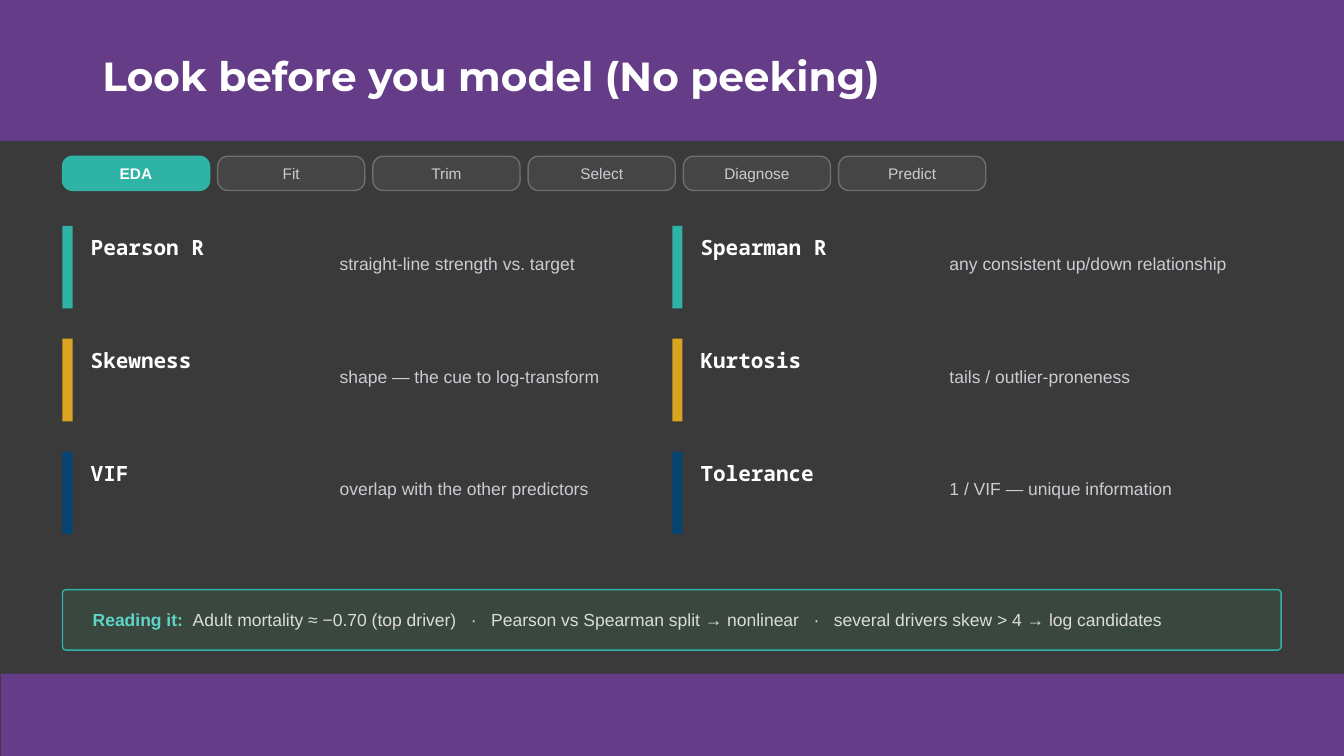
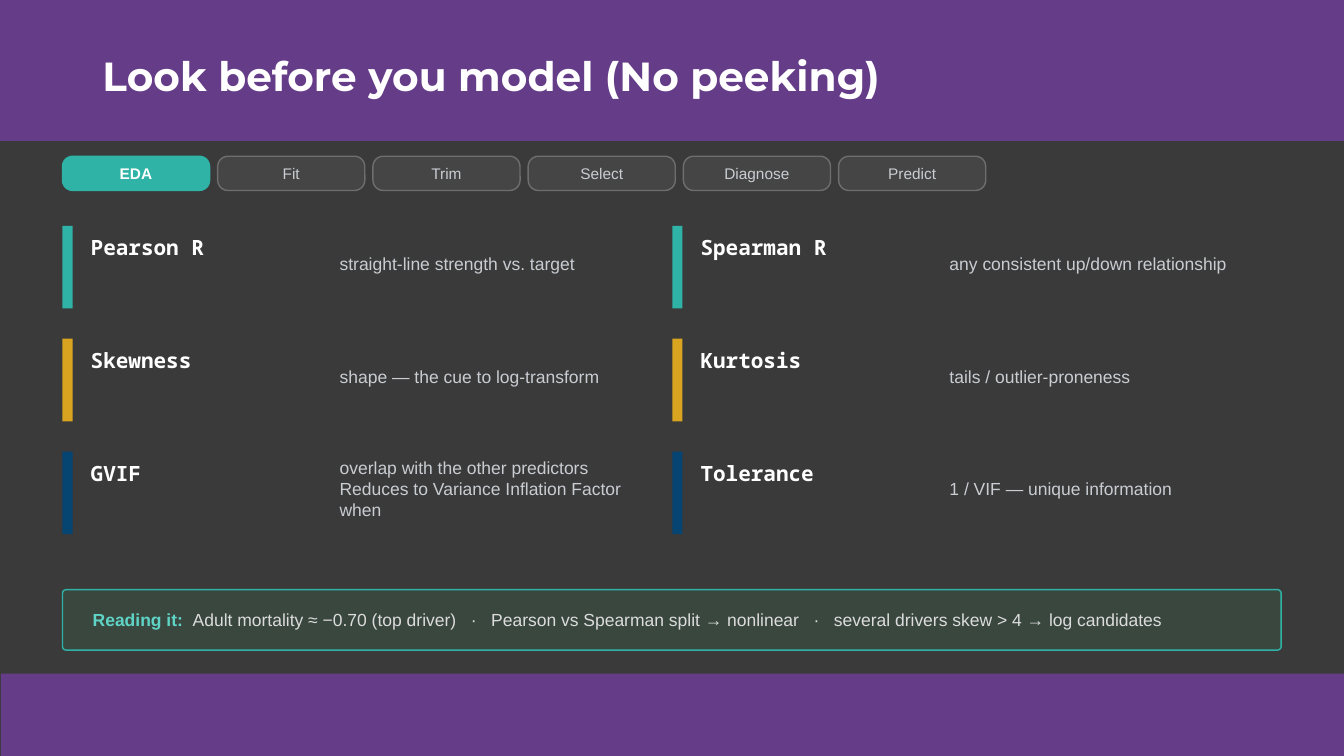
Before and after one commit to colodnerdata/Statistical_Analysis_Lambda_Catalog, a slide deck: slide 18 of Presentations/Excel is Turing Complete CECOP Colodner.pptx. Drawn at 1344x756 pixels with LibreOffice and Linux fonts; fonts in the diff are those of the drawing. Boxes give left, top, right and bottom in pixels: in the first picture for what was removed or moved away, otherwise in the second. Text is boxed around its words. In the diff, an @@ line names an element or a change of style, - is before the commit and + after.

```diff
--- a/Presentations/Excel is Turing Complete CECOP Colodner.pptx
+++ b/Presentations/Excel is Turing Complete CECOP Colodner.pptx
@@ text at (91,466,141,481): text changed @@
-VIF
+GVIF
@@ text at (340,461,621,516): text changed @@
-overlap with the other predictors
+overlap with the other predictors
+Reduces to Variance Inflation Factor when
```
Also in this commit, not shown: 12 other slides changed, 1 slide added, 1 slide removed, 2 other files.
